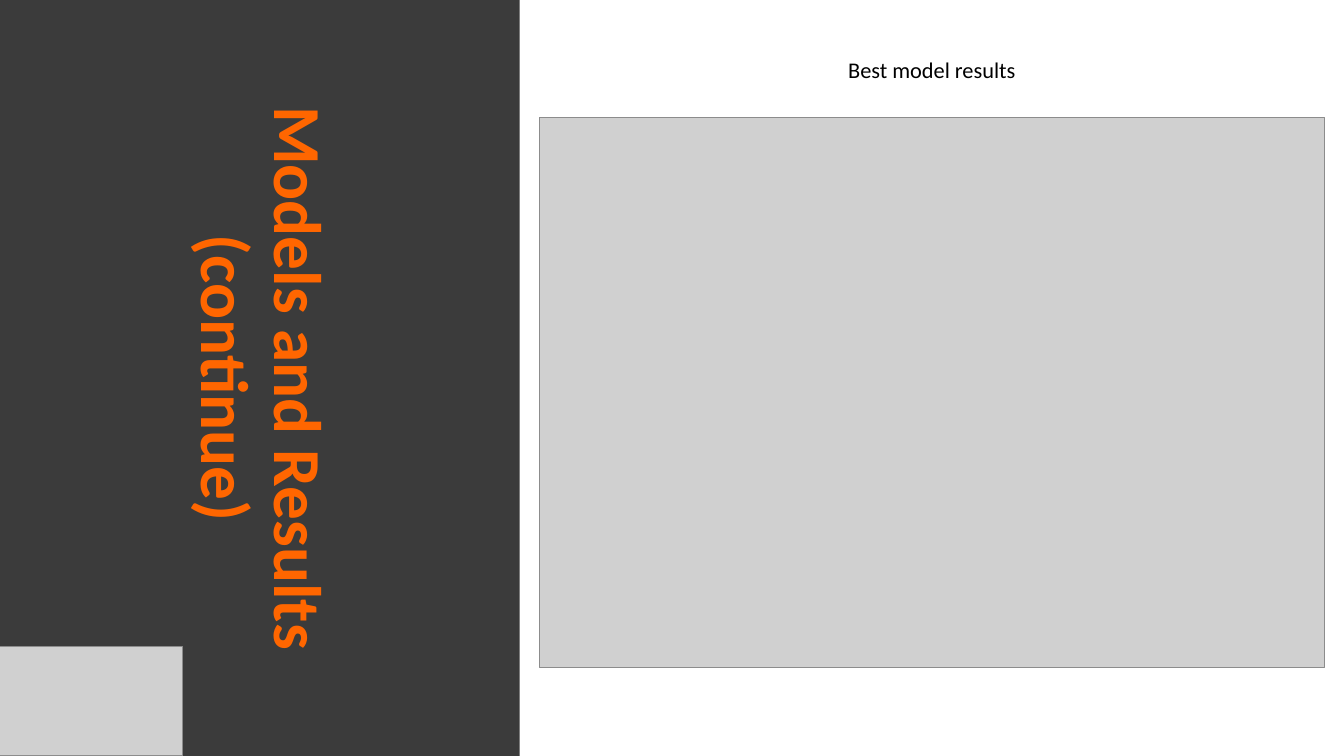
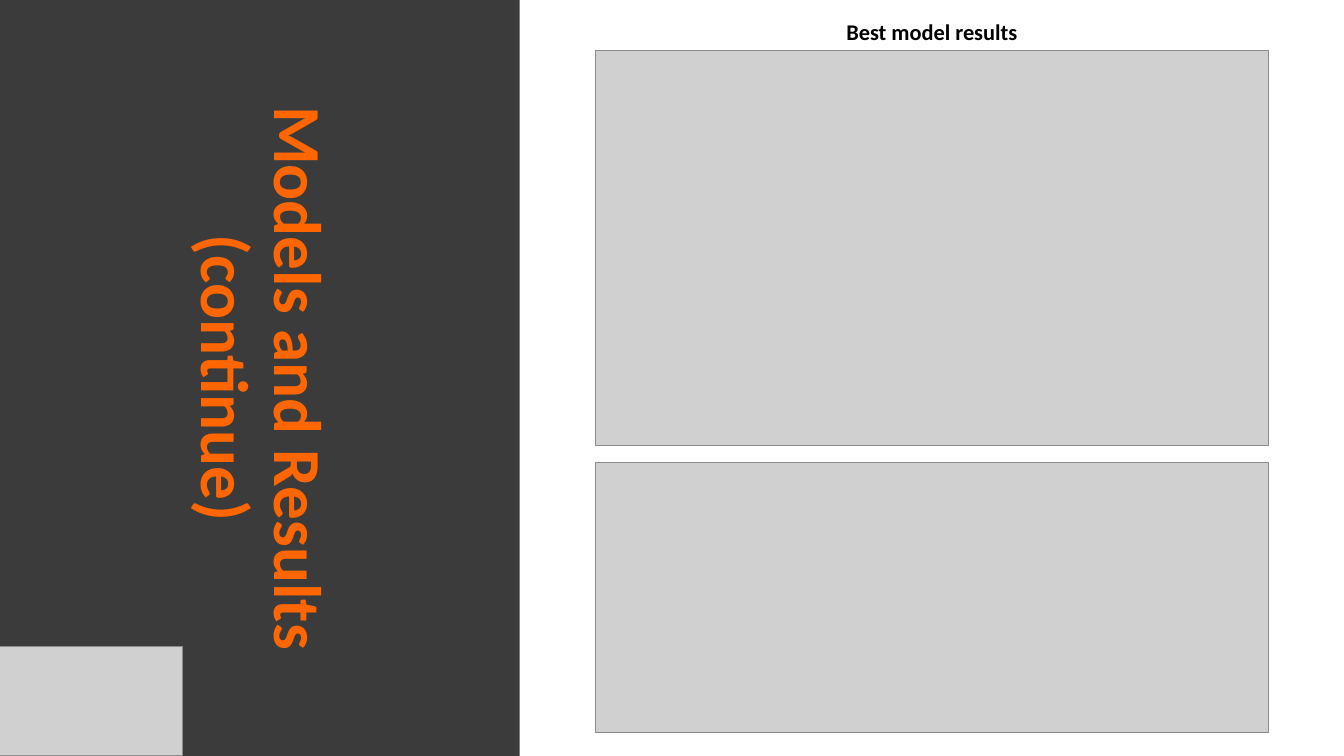
Before and after one commit to sharuhinda/bank_marketing_campaign, a slide deck: slide 8 of Week_13_Final_report.pptx. Drawn at 1344x756 pixels with LibreOffice and Linux fonts; fonts in the diff are those of the drawing; grey boxes stand for pictures. Boxes give left, top, right and bottom in pixels: in the first picture for what was removed or moved away, otherwise in the second. Text is boxed around its words. In the diff, an @@ line names an element or a change of style, - is before the commit and + after.

```diff
--- a/Week_13_Final_report.pptx
+++ b/Week_13_Final_report.pptx
@@ text "Best model results": place and size @@
-text "Best model results" at <box>848,62,1015,78</box>
+text "Best model results" at <box>846,24,1017,40</box>
@@ text "Best model results" at <box>846,24,1017,40</box>: bold on @@
@@ picture: place and size @@
-picture at <box>539,117,1325,667</box>
+picture at <box>596,50,1268,446</box>
@@ picture added at <box>596,463,1268,733</box> @@
```
Also in this commit, not shown: 3 other slides changed, 1 slide added, 26 other files.
